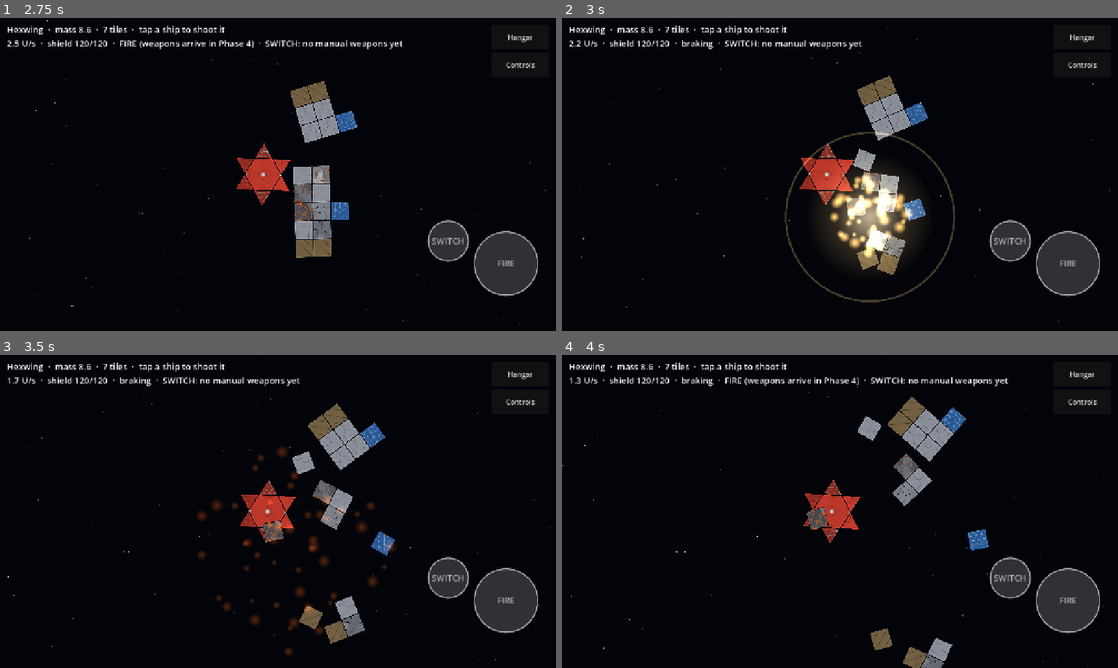
Above: before the commit, frames 1-4 (two rows, left to right).
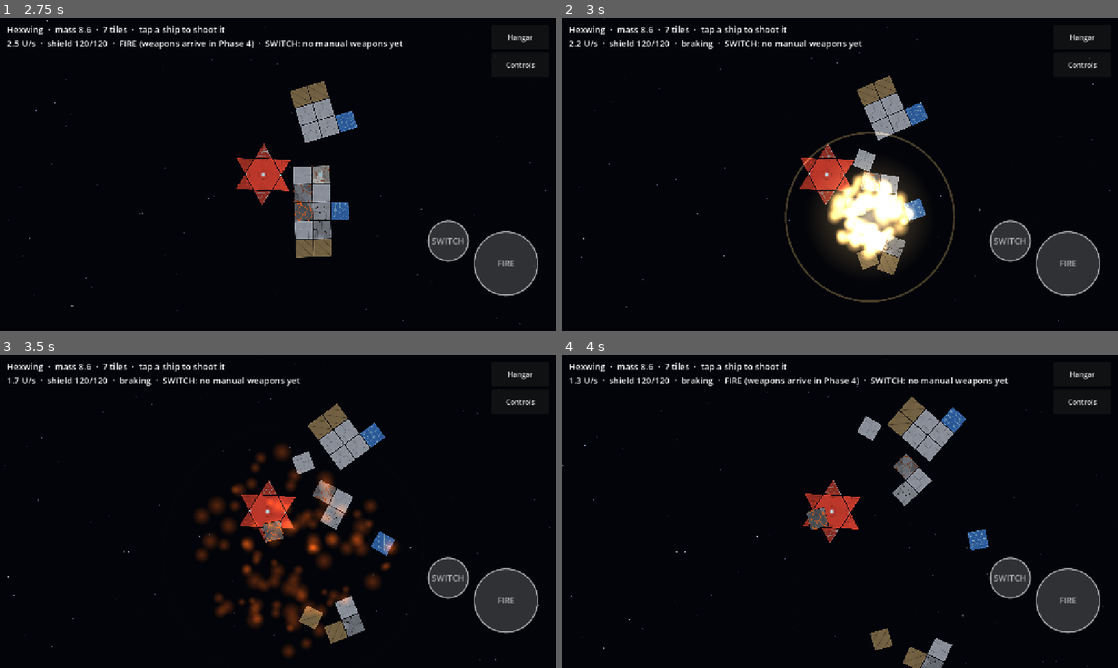
Above: after the commit, the same moments.

Repository: HermanRas/MobileSpaceShooter
Game: Godot game, scene res://dev_preview/drive_flight.tscn
Two runs of this game, one before a commit and one after it. Both use one fixed random seed, a clock stepped at 60 frames per second and the inputs below. This scene is started directly instead of the project's main scene.
Inputs (mouse positions are in pixels of both pictures, inside the frame that each line leads up to):
- Up to frame 1 (2.75 s): tap A (move_left) at 0.5, 1.25, 2 s; drag from (111, 174) to (333, 105) at 0.52 s; drag from (505, 262) to (250, 237) at 1.27 s; move the mouse to (450, 240) at 2.02 s; hold D (move_right) from 2.03 s (still down); hold Space (fire) from 2.03 s (still down); tap Q (switch_weapon) at 2.1 s; click (450, 240) at 2.17 s
- Up to frame 2 (3 s): release D (move_right) at 2.75 s; release Space (fire) at 2.75 s; tap A (move_left) at 2.75 s; drag from (812, 237) to (673, 127) at 2.77 s
- Up to frame 3 (3.5 s): no input
- Up to frame 4 (4 s): tap A (move_left) at 3.5 s; move the mouse to (1006, 558) at 3.52 s; hold A (move_left) from 3.53 s (still down); hold Space (fire) from 3.53 s (still down); tap R at 3.6 s

Frame 1 is identical in both runs. In frame 2, 2.5% of the frame differs, in the area x 47-64%, y 48-78%; in frame 3, 3.8%, in the area x 35-72%, y 28-97%; in frame 4, nothing differs.

Commit message:
Explosion: twice the fireballs, bigger (owner feedback); count and size in visuals.json
Co-Authored-By: Claude Opus 5.5 <noreply@anthropic.com>

Diff:
--- a/game/data/visuals.json
+++ b/game/data/visuals.json
@@ -16,8 +16,10 @@
 			"ion": ["#ffffff", "#9fe8ff", "#3a8bff", "#1030c0"]
 		},
 		"vis.fx.explosion": {
-			"_doc": "A ship's death (PLAN.md 4.2), drawn in code; no files. A white flash, an expanding ring and a burst of sparks, sized by the ship. Colours run hot -> cooling.",
+			"_doc": "A ship's death (PLAN.md 4.2), drawn in code; no files. A white flash, an expanding ring and a burst of sparks (fireballs), sized by the ship: spark_size is [min, max] as a share of the ship's length. Colours run hot -> cooling.",
 			"duration_s": 0.9,
+			"sparks": 96,
+			"spark_size": [0.09, 0.24],
 			"colors": ["#ffffff", "#ffd27a", "#ff7a1a", "#802000"]
 		}
 	}
--- a/game/src/ship/explosion.gd
+++ b/game/src/ship/explosion.gd
@@ -28,7 +28,7 @@
 	material = ThrusterFx._additive()
 	z_index = 1
 	var sparks := CPUParticles2D.new()
-	sparks.amount = 48
+	sparks.amount = int(meta.get("sparks", 96))
 	sparks.lifetime = _duration
 	sparks.one_shot = true
 	sparks.explosiveness = 1.0
@@ -39,8 +39,9 @@
 	sparks.damping_min = size_px * 0.5
 	sparks.damping_max = size_px * 1.2
 	sparks.texture = ThrusterFx._dot()
-	sparks.scale_amount_min = size_px * 0.06 / 32.0
-	sparks.scale_amount_max = size_px * 0.16 / 32.0
+	var spark_size: Array = meta.get("spark_size", [0.09, 0.24])
+	sparks.scale_amount_min = size_px * float(spark_size[0]) / 32.0
+	sparks.scale_amount_max = size_px * float(spark_size[1]) / 32.0
 	var ramp := Gradient.new()
 	ramp.offsets = PackedFloat32Array([0.0, 0.2, 0.6, 1.0])
 	ramp.colors = PackedColorArray([_colors[0], _colors[1], _colors[2], Color(_colors[3], 0.0)])
